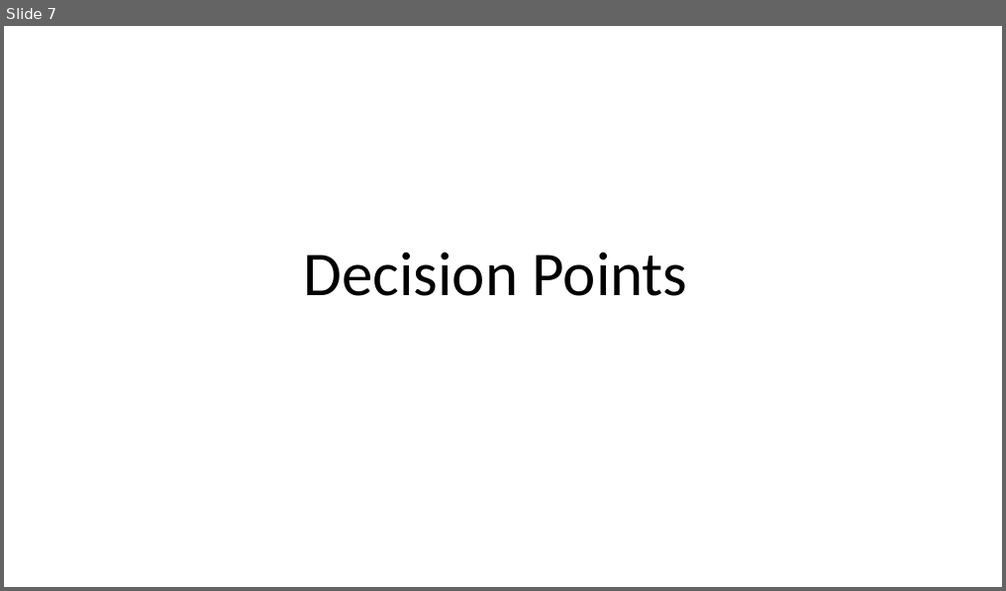
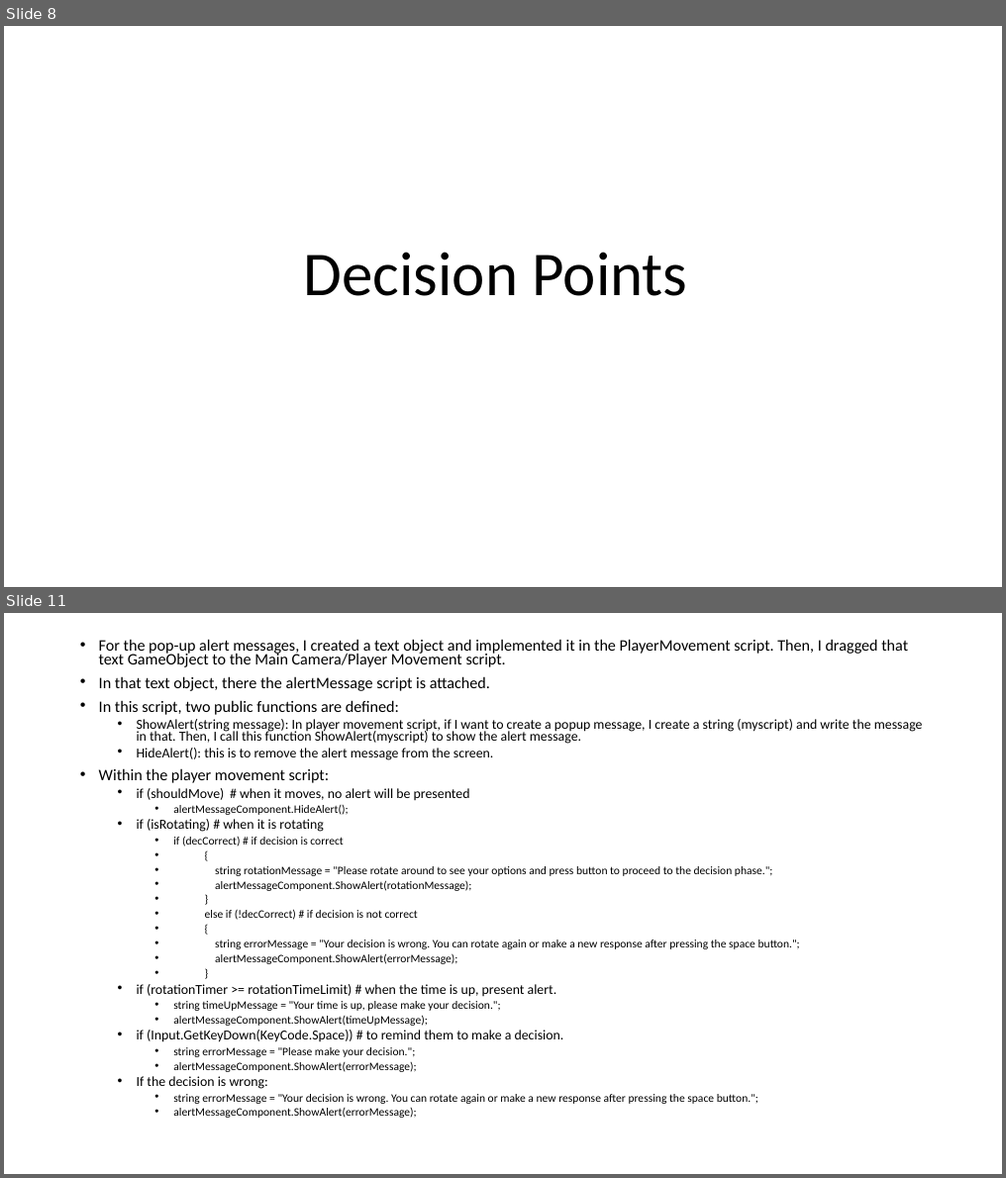
Before and after one commit to haticededetas/Experiment-1, a slide deck: Route_Following/Explanations.pptx. Shown one above the other, each under a label of ours: slide 7 before the commit, slides 8 and 11 after it; the slides between them are not shown. The pictures are 1006x591 and 1006x1178 pixels, drawn with LibreOffice and Linux fonts; fonts in the diff are those of the drawing. Boxes give left, top, right and bottom in pixels: in the first picture for what was removed or moved away, otherwise in the second. Text is boxed around its words. In the diff, an @@ line names an element or a change of style, - is before the commit and + after.

Commit message:
Basic task is ready
-rotates in dec points
-gives a warning if the dec is wrong
-goes to the next target if the answer is correct
-saves all the reaction times and error number

```diff
--- a/Route_Following/Explanations.pptx
+++ b/Route_Following/Explanations.pptx
@@ slide 11 added at [4,613,1002,1174], background #FFFFFF @@
@@ text added at [99,639,923,1118], 11 pt, text #000000 @@
+• For the pop-up alert messages, I created a text object and implemented it in the PlayerMovement script. Then, I dragged that text GameObject to the Main Camera/Player Movement script.
+• In that text object, there the alertMessage script is attached.
+• In this script, two public functions are defined:
+  • ShowAlert(string message): In player movement script, if I want to create a popup message, I create a string (myscript) and write the message in that. Then, I call this function ShowAlert(myscript) to show the alert message.
+  • HideAlert(): this is to remove the alert message from the screen.
+• Within the player movement script:
+  • if (shouldMove) # when it moves, no alert will be presented
+    • alertMessageComponent.HideAlert();
+  • if (isRotating) # when it is rotating
+    • if (decCorrect) # if decision is correct
+    • {
+    • string rotationMessage = "Please rotate around to see your options and press button to proceed to the decision phase.";
+    • alertMessageComponent.ShowAlert(rotationMessage);
+    • }
+    • else if (!decCorrect) # if decision is not correct
+    • {
+    • string errorMessage = "Your decision is wrong. You can rotate again or make a new response after pressing the space button.";
+    • alertMessageComponent.ShowAlert(errorMessage);
+    • }
+  • if (rotationTimer >= rotationTimeLimit) # when the time is up, present alert.
+    • string timeUpMessage = "Your time is up, please make your decision.";
+    • alertMessageComponent.ShowAlert(timeUpMessage);
+  • if (Input.GetKeyDown(KeyCode.Space)) # to remind them to make a decision.
+    • string errorMessage = "Please make your decision.";
+    • alertMessageComponent.ShowAlert(errorMessage);
+  • If the decision is wrong:
+    • string errorMessage = "Your decision is wrong. You can rotate again or make a new response after pressing the space button.";
+    • alertMessageComponent.ShowAlert(errorMessage);
@@ what was slide 7 is now slide 8 @@
```
Also in this commit, not shown: 9 other slides added, 16 other files.
